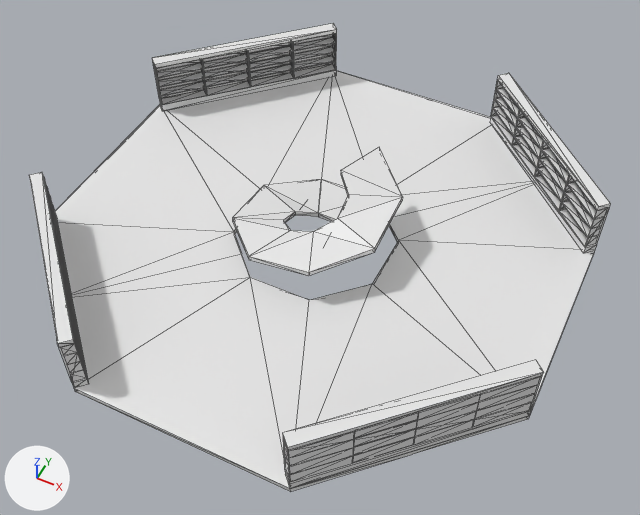
An edit to the glTF model blender/library_room.glb, drawn before and after from the same camera.
One viewpoint serves both versions: a camera (50 mm lens) standing at (10.8, -21.3, 25.6) and looking at (0.7, -1.1, 0.3). Lighting does not change. The marker at lower left points along +X, +Y and +Z. Mesh edges are drawn as thin lines. Where no turn or scale is listed for an object, it has been applied to the vertices.

Objects in the first picture: 'Floor-col', 'Shelf.001-col', 'Shelf.002-col', 'Shelf.003-col', 'Shelf.004-col', 'Stairs-col'.
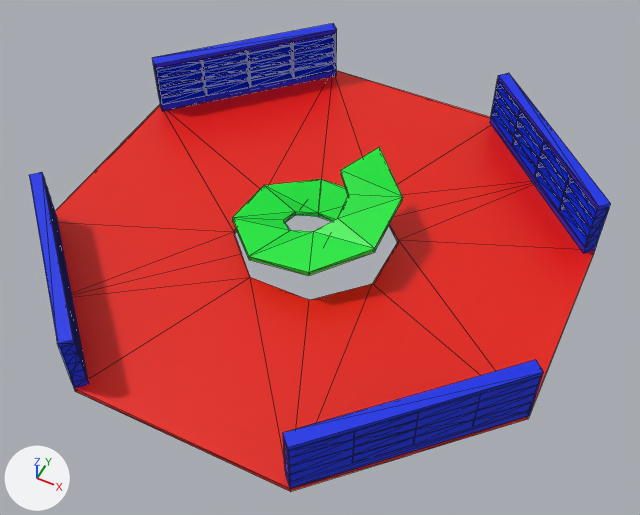
Location of each change, [x1, y1, x2, y2] in pixels of the pictures (640 x 515 px):
'Floor-col', recoloured (white to red)
    both: [55, 71, 595, 492]
'Shelf.002-col', recoloured (grey to blue)
    both: [283, 360, 543, 488]
'Stairs-col', recoloured (white to green)
    both: [232, 147, 403, 276]
'Shelf.004-col', recoloured (grey to blue)
    both: [152, 23, 337, 111]
'Shelf.001-col', recoloured (grey to blue)
    both: [490, 73, 611, 253]
'Shelf.003-col', recoloured
    both: [29, 172, 89, 388]

Patch to the scene script:
```diff
--- a/blender/library_room.glb.py
+++ b/blender/library_room.glb.py
@@ mat_shelfmaterial @@
+mat_shelfmaterial = principled_material('ShelfMaterial')
+mat_shelfmaterial.base_color = (0.0, 0.024, 0.8)  # blue #002be7
@@ mat_stairsmaterial @@
+mat_stairsmaterial = principled_material('StairsMaterial')
+mat_stairsmaterial.base_color = (0.0, 0.8, 0.0377)  # green #00e737
@@ mat_floormaterial @@
+mat_floormaterial = principled_material('FloorMaterial')
+mat_floormaterial.base_color = (0.8, 0.00829, 0.0)  # red #e71600
+mat_floormaterial.roughness = 0.4
@@ me_cube @@
 me_cube.from_pydata(...)  # 44 vertices, 88 faces; spans x -10.0..10.0, y -10.0..10.0, z 0.0..0.2
+me_cube.materials.append(mat_floormaterial)  # red #e71600
@@ me_plane_001 @@
 me_plane_001.from_pydata(...)  # 40 vertices, 68 faces; spans x -3.0..3.0, y -3.0..3.0, z 0.0..2.94
+me_plane_001.materials.append(mat_stairsmaterial)  # green #00e737
@@ me_cube_001 @@
 me_cube_001.from_pydata(...)  # 240 vertices, 309 faces; spans x -3.28..2.93, y -3.28..2.93, z 0.0..2.54
+me_cube_001.materials.append(mat_shelfmaterial)  # blue #002be7
@@ me_cube_002 @@
 me_cube_002.from_pydata(...)  # 240 vertices, 309 faces; spans x -3.28..2.93, y -2.93..3.28, z 0.0..2.54
+me_cube_002.materials.append(mat_shelfmaterial)  # blue #002be7
@@ me_cube_003 @@
 me_cube_003.from_pydata(...)  # 240 vertices, 309 faces; spans x -2.93..3.28, y -2.93..3.28, z 0.0..2.54
+me_cube_003.materials.append(mat_shelfmaterial)  # blue #002be7
@@ me_cube_004 @@
 me_cube_004.from_pydata(...)  # 240 vertices, 309 faces; spans x -2.93..3.28, y -3.28..2.93, z 0.0..2.54
+me_cube_004.materials.append(mat_shelfmaterial)  # blue #002be7
```
